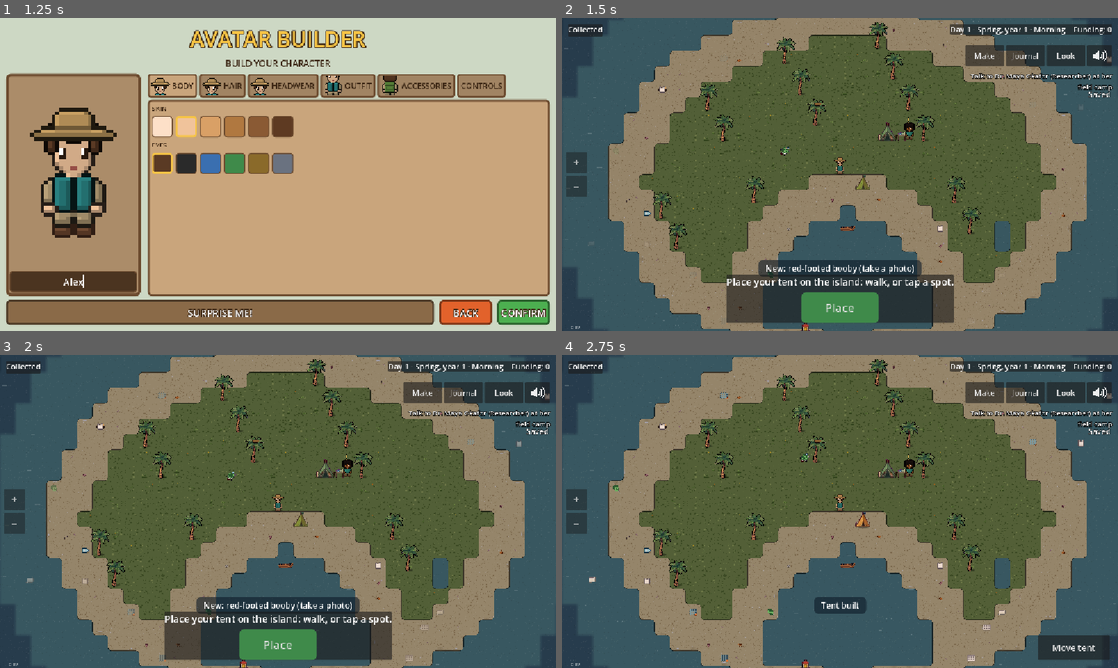
Above: before the commit, frames 1-4 (two rows, left to right).
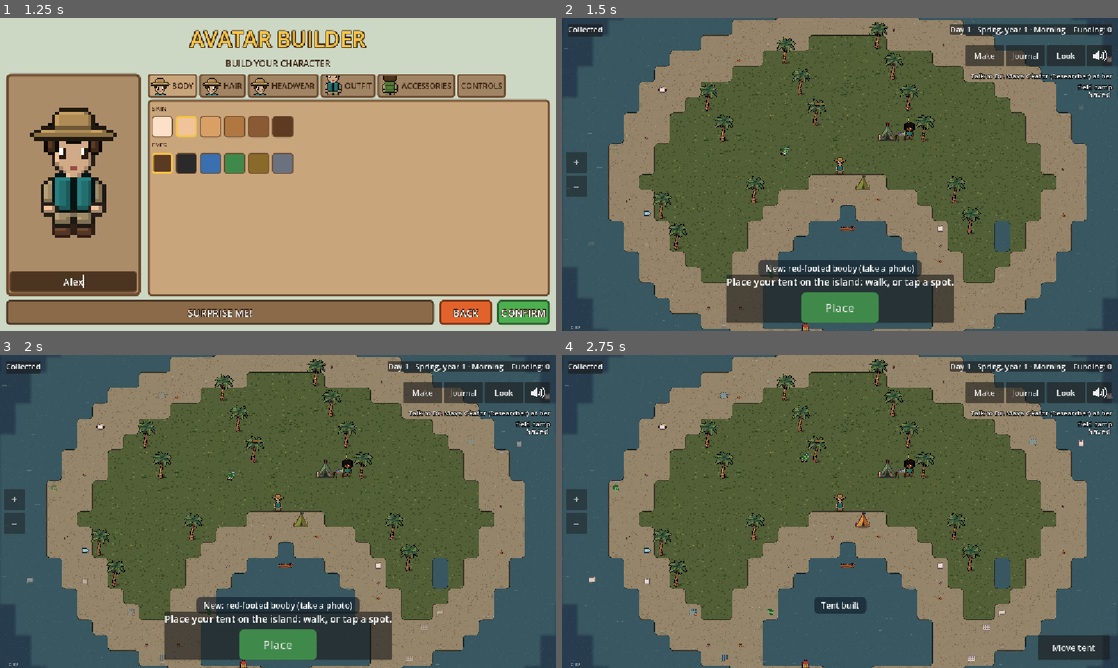
Above: after the commit, the same moments.

Repository: detronics-apps/ocean-haven
Game: Godot game, scene res://scenes/world/ocean_world.tscn
The game is run twice, just before and just after one commit, with the same random seed, the same clock (stepped at 60 frames per second) and the same inputs.
Inputs (mouse positions are in pixels of both pictures, inside the frame that each line leads up to):
- Up to frame 1 (1.25 s): click (72, 280) at 0.52 s; type "Alex" at 0.6 s
- Up to frame 2 (1.5 s): click "CONFIRM" at 1.25 s
- Up to frame 3 (2 s): no input
- Up to frame 4 (2.75 s): click "Place" at 2 s

Frame 1 is identical in both runs. In frame 2, less than 0.1% of the frame differs, in the area x 8-95%, y 0-100%; in frame 3, less than 0.1%; in frame 4, less than 0.1%.

Commit message:
The Map shows only discovered islands: undiscovered ones aren't on it at all, not even how many (each is a surprise); the tag clue's question now opens with a second island found
Co-Authored-By: Claude Opus 5.5 <noreply@anthropic.com>

Diff:
--- a/data/clues/o2_net_tag.tres
+++ b/data/clues/o2_net_tag.tres
@@ -11,8 +11,8 @@
 clue_text = "An old tag was on the turtle's net: a hook-shaped mark and worn letters, ...EEP."
 discover = PackedStringArray("flag:net_tag_found")
 question = "Where is the hook-shaped place?"
-activate = PackedStringArray("flag:net_tag_found & flag:map_opened", "flag:net_tag_found & found:kelp_forest", "flag:net_tag_found & found:mangrove_coast")
-evidence = PackedStringArray("tag | flag:net_tag_found | The turtle's net carried an old tag with a hook-shaped mark.", "hook_seen | flag:map_opened & !found:deep_sea | On the Map, one island far out is shaped like a hook.", "at_hook | found:deep_sea | My ship found …(173 unchanged characters)…
+activate = PackedStringArray("flag:net_tag_found & found:kelp_forest", "flag:net_tag_found & found:mangrove_coast")
+evidence = PackedStringArray("tag | flag:net_tag_found | The turtle's net carried an old tag with a hook-shaped mark.", "at_hook | found:deep_sea | My ship found …(173 unchanged characters)…
 answer = PackedStringArray("1: tag", "1: at_hook", "1: bram")
 statements = PackedStringArray("The tag's mark belonged to the Hook, Bram's old trawler. He lost a net in the Deep Sea years ago, and it was this net, found on our beach.")
 picture = ExtResource("2_hook")
--- a/scripts/ui/voyage_map.gd
+++ b/scripts/ui/voyage_map.gd
@@ -1,11 +1,11 @@
 class_name VoyageMap
 extends OverlayScreen
-## The Map: every region of the ocean. You can sail to any island you've discovered
-## (the voyage fades out and in, and brings the ranger and their rowboat ashore there).
-## Undiscovered islands are shown but can't be chosen: they're found by exploring
-## warmer or colder with the Exploration Ship (see ExploreMenu). The Map answers just two
-## questions: discovered? (greyed out if not) and has an Exploration Ship? (a compass). The
-## islands are listed coldest first (the Polar Ocean at the top, the Tropical Reef at the bottom).
+## The Map: the islands you've discovered. You can sail to any of them (the voyage fades out
+## and in, and brings the ranger and their rowboat ashore there). Undiscovered islands aren't on
+## it at all, not even how many there are (the owner: each one is a surprise when the
+## Exploration Ship finds it: see ExploreMenu). Each island shows whether it has an Exploration
+## Ship (a compass). They're listed coldest first (the Polar Ocean at the top, the Tropical Reef
+## at the bottom).
 ## Everything else (levels, upgrades) belongs in the ship's own screen.
 
 const COMPASS := preload("res://assets/ui/compass.svg")
@@ -21,7 +21,6 @@
 
 
 func _fill() -> void:
-	Fleet.mark(&"map_opened")  # (the Clue Board: the hook-shaped island is seen on the Map)
 	if ObservatoryScreen.is_open_to_ranger():  # the whole ocean, once the fleet has all six
 		var observatory := BuildMode._big_button("Global Ocean Observatory", Color("2a78a8"))
 		observatory.name = "Observatory"
@@ -31,18 +30,15 @@
 		_content.add_child(observatory)
 	var here := Regions.nearest(_ranger_position())
 	for region: RegionData in Regions.coldest_first():
-		var known := Regions.is_discovered(region)
-		var lines: Array[String] = [region.display_name, region.description if known else region.theme]
+		if not Regions.is_discovered(region):
+			continue  # (not on the Map until found)
+		var lines: Array[String] = [region.display_name, region.description]
 		if region == here:
 			lines.append("You are here.")
 		elif region.in_development:
 			lines.append("Still under development.")
-		elif not known:
-			lines.append("Not discovered yet.")
 		var entry := card(region.map_icon, lines)
 		entry.name = "Entry_" + region.id
-		if not known:
-			entry.modulate = Color(0.55, 0.58, 0.62, 0.8)  # greyed out
 		if Regions.exploration_ready(get_tree(), region):
 			var compass := TextureRect.new()
 			compass.name = "Compass"
@@ -52,7 +48,7 @@
 			compass.size_flags_vertical = Control.SIZE_SHRINK_CENTER
 			compass.tooltip_text = "Has an Exploration Ship"
 			entry.get_child(0).add_child(compass)
-		if known and region != here and not region.in_development:
+		if region != here and not region.in_development:
 			var sail := Button.new()
 			sail.name = "Sail"
 			sail.text = "Set sail"
--- a/tests/test_net_tag.gd
+++ b/tests/test_net_tag.gd
@@ -66,10 +66,10 @@
 	journal_screen.open_clues("again?")
 	_expect(not journal_screen.visible, "after opening by itself twice, the Clue Board never opens by itself again")
 
-	# The Map shows the hook-shaped island: now there's a question.
-	fleet.mark(&"map_opened")
+	# A second island found: now there's a question (the Map never shows islands not yet found).
+	regions.discover(load("res://data/regions/kelp_forest.tres"))
 	clues.check()
-	_expect(clues.is_open(&"o2_net_tag") and not clues.is_answered(&"o2_net_tag"), "the Map raises the question")
+	_expect(clues.is_open(&"o2_net_tag") and not clues.is_answered(&"o2_net_tag"), "a second island raises the question")
 	var bram: Resource = load("res://data/people/bram.tres")
 	var bram_said := _said(people.talk(bram)) + " " + _said(people.talk(bram))
 	_expect(bram_said.contains("Hook's mark"), "Bram knows the mark")
--- a/tests/test_voyage.gd
+++ b/tests/test_voyage.gd
@@ -1,6 +1,6 @@
 extends SceneTree
-## Voyages: the rowboat can't leave its island's coastal waters. The Map lists every
-## region but only sails to discovered ones; islands are discovered by exploring
+## Voyages: the rowboat can't leave its island's coastal waters. The Map lists only the
+## discovered islands and sails to them; islands are discovered by exploring
 ## warmer or colder with the Exploration Ship, which finds the next undiscovered
 ## island that way (Colder: Kelp Forest, Deep Sea, Polar Ocean. Warmer: Mangrove
 ## Coast, Tropical Reef) and brings you ashore. An island is Exploration Ready once it has
@@ -48,7 +48,8 @@
 	# --- At the start, the Map can't take you anywhere new ---
 	var map: Node = world.get_node("VoyageMap")
 	map.open()
-	_expect(_entry(map, "kelp_forest").contains("Not discovered yet"), "undiscovered islands are shown, but locked")
+	_expect(map.find_child("Entry_kelp_forest", true, false) == null and map.find_child("Entry_deep_sea", true, false) == null,
+		"undiscovered islands aren't on the Map at all")
 	_expect(map.find_children("Sail", "Button", true, false).is_empty(), "nothing to sail to yet")
 	_expect(map.find_children("Explore*", "Button", true, false).is_empty(), "exploring isn't on the Map")
 	map.close()
@@ -180,7 +181,7 @@
 	# --- The Map sails to discovered islands (no ship needed), not to undiscovered ones ---
 	map.open()
 	_expect(map.find_child("Entry_kelp_forest", true, false).find_child("Sail", true, false) != null, "sail back to the Kelp Forest")
-	_expect(map.find_child("Entry_arctic_ocean", true, false).find_child("Sail", true, false) == null, "not to the undiscovered Polar Ocean")
+	_expect(map.find_child("Entry_arctic_ocean", true, false) == null, "the undiscovered Polar Ocean isn't on the Map")
 	map.close()
 	regions.discover(region.call("arctic_ocean"))  # (e.g. an older save)
 	region.call("arctic_ocean").in_development = true  # (pretend it's unfinished)
@@ -190,7 +191,7 @@
 	region.call("arctic_ocean").in_development = false
 	var order: Array = map.get("_content").get_children().filter(func(c: Node) -> bool: return String(c.name).begins_with("Entry_")).map(
 		func(c: Node) -> String: return String(c.name).trim_prefix("Entry_"))
-	_expect(order == ["arctic_ocean", "deep_sea", "kelp_forest", "home_island", "mangrove_coast", "tropical_reef"],
+	_expect(order == ["arctic_ocean", "kelp_forest", "home_island", "mangrove_coast", "tropical_reef"],  # (the Deep Sea not found yet)
 		"the Map lists the islands coldest first, the Tropical Reef at the bottom (%s)" % [order])
 	map.find_child("Entry_home_island", true, false).find_child("Sail", true, false).pressed.emit()
 	for i in 240:
Not shown, changed: CLAUDE.md
Not shown, changed: docs/CLUE_BOARD.md
